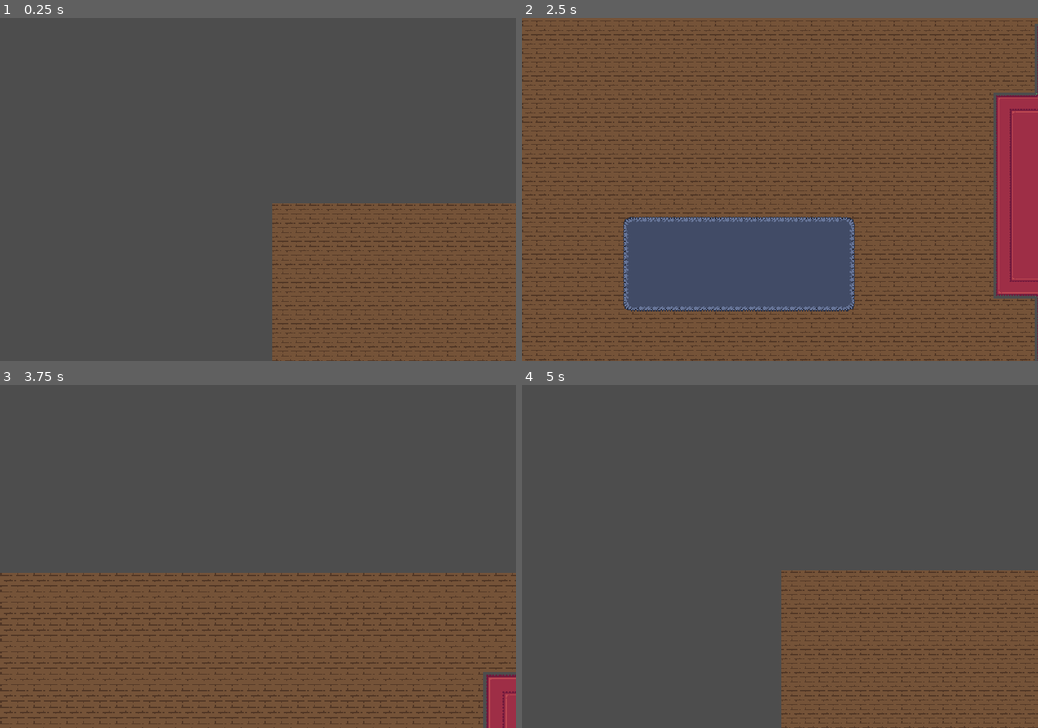
Above: before the commit, frames 1-4 (two rows, left to right).
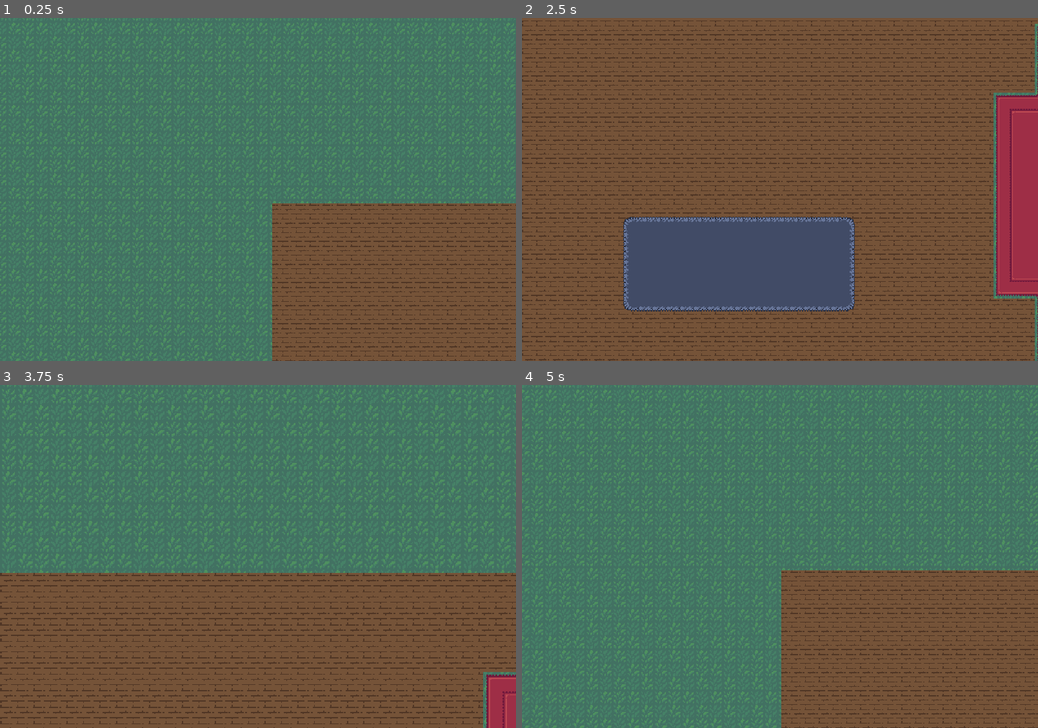
Above: after the commit, the same moments.

Repository: SiTOTG/KingVsKing
Game: Godot game, scene res://world/world.tscn
Same seed, same stepped clock (60 frames per second), same inputs: the game is played once before the commit and once after it.
Inputs (mouse positions are in pixels of both pictures, inside the frame that each line leads up to):
- Up to frame 1 (0.25 s): no input
- Up to frame 2 (2.5 s): tap Enter at 0.5 s; move the mouse to (893, 172) at 0.52 s; hold Right (ui_right) 0.53-1.28 s; right-click (893, 172) at 0.6 s; move the mouse to (676, 206) at 1.27 s; hold Down (ui_down) 1.28-2.03 s; tap Mouse wheel up (zoom_in_slow) at 1.35 s; move the mouse to (831, 114) at 2.02 s; hold Right (ui_right) from 2.03 s (still down); tap Mouse wheel down (zoom_out_slow) at 2.1 s
- Up to frame 3 (3.75 s): move the mouse to (232, 625) at 2.77 s; release Right (ui_right) at 2.78 s; hold Up (ui_up) 2.78-3.53 s; right-click (232, 625) at 2.85 s; move the mouse to (412, 607) at 3.52 s; hold Left (ui_left) from 3.53 s (still down); tap Mouse wheel up (zoom_in_slow) at 3.6 s
- Up to frame 4 (5 s): keep holding Left (ui_left); move the mouse to (625, 505) at 4.27 s; tap Mouse wheel down (zoom_out_slow) at 4.35 s

The runs differ from the first frame. In frame 1, 78% of the frame differs, in the area x 0-100%, y 0-100%; in frame 2, 0.7%; in frame 3, 55%; in frame 4, 77%.

Commit message:
Add grass background

Diff:
--- /dev/null
+++ b/world/tiles/grass_background.tscn
@@ -0,0 +1,19 @@
+[gd_scene load_steps=2 format=3 uid="uid://md5yvcv0lqjr"]
+
+[ext_resource type="Texture2D" uid="uid://6ohyk73a3fc3" path="res://assets/placeholder/sprites/tilesets/grass_bg.png" id="1_2runa"]
+
+[node name="GrassBackground" type="ParallaxBackground"]
+
+[node name="ParallaxLayer" type="ParallaxLayer" parent="."]
+motion_mirroring = Vector2(4000, 3000)
+metadata/_edit_lock_ = true
+metadata/_edit_group_ = true
+
+[node name="TextureRect" type="TextureRect" parent="ParallaxLayer"]
+custom_minimum_size = Vector2(4000, 3000)
+offset_right = 600.0
+offset_bottom = 400.0
+grow_horizontal = 2
+grow_vertical = 2
+texture = ExtResource("1_2runa")
+stretch_mode = 1
--- a/world/world.tscn
+++ b/world/world.tscn
@@ -1,7 +1,8 @@
-[gd_scene load_steps=3 format=3 uid="uid://dy2qpxg1tslfv"]
+[gd_scene load_steps=4 format=3 uid="uid://dy2qpxg1tslfv"]
 
 [ext_resource type="PackedScene" uid="uid://hftwolwo1hyb" path="res://world/tiles/castle.tscn" id="1_fmk5q"]
 [ext_resource type="Script" path="res://world/player_camera.gd" id="2_2qahm"]
+[ext_resource type="PackedScene" uid="uid://md5yvcv0lqjr" path="res://world/tiles/grass_background.tscn" id="3_5pghe"]
 
 [node name="World" type="Node2D"]
 
@@ -17,3 +18,5 @@
 editor_draw_limits = true
 editor_draw_drag_margin = true
 script = ExtResource("2_2qahm")
+
+[node name="GrassBackground" parent="." instance=ExtResource("3_5pghe")]
Binary file added: assets/placeholder/sprites/tilesets/grass_bg.png
Not shown, added: assets/placeholder/sprites/tilesets/grass_bg.png.import
